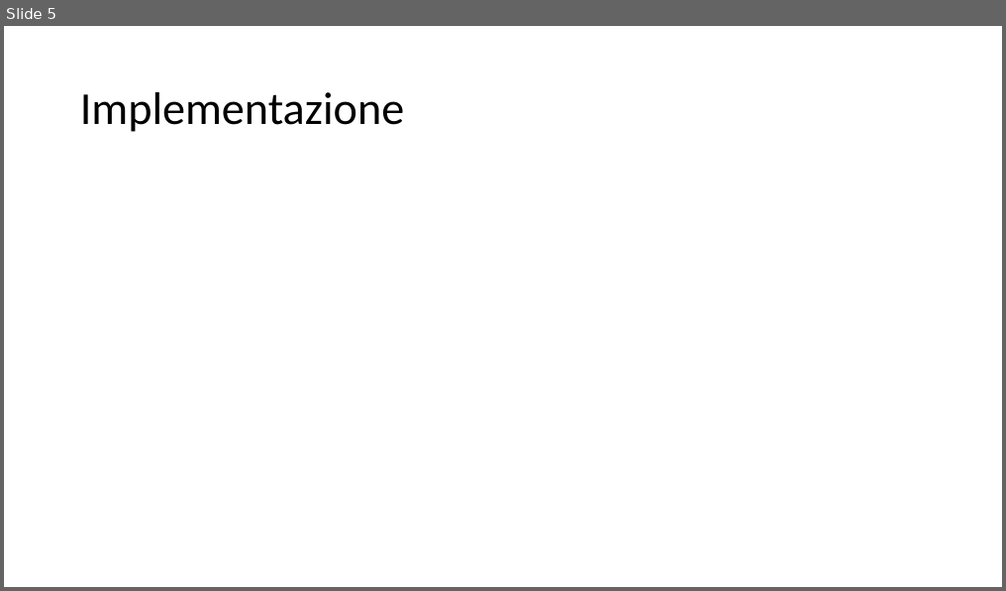
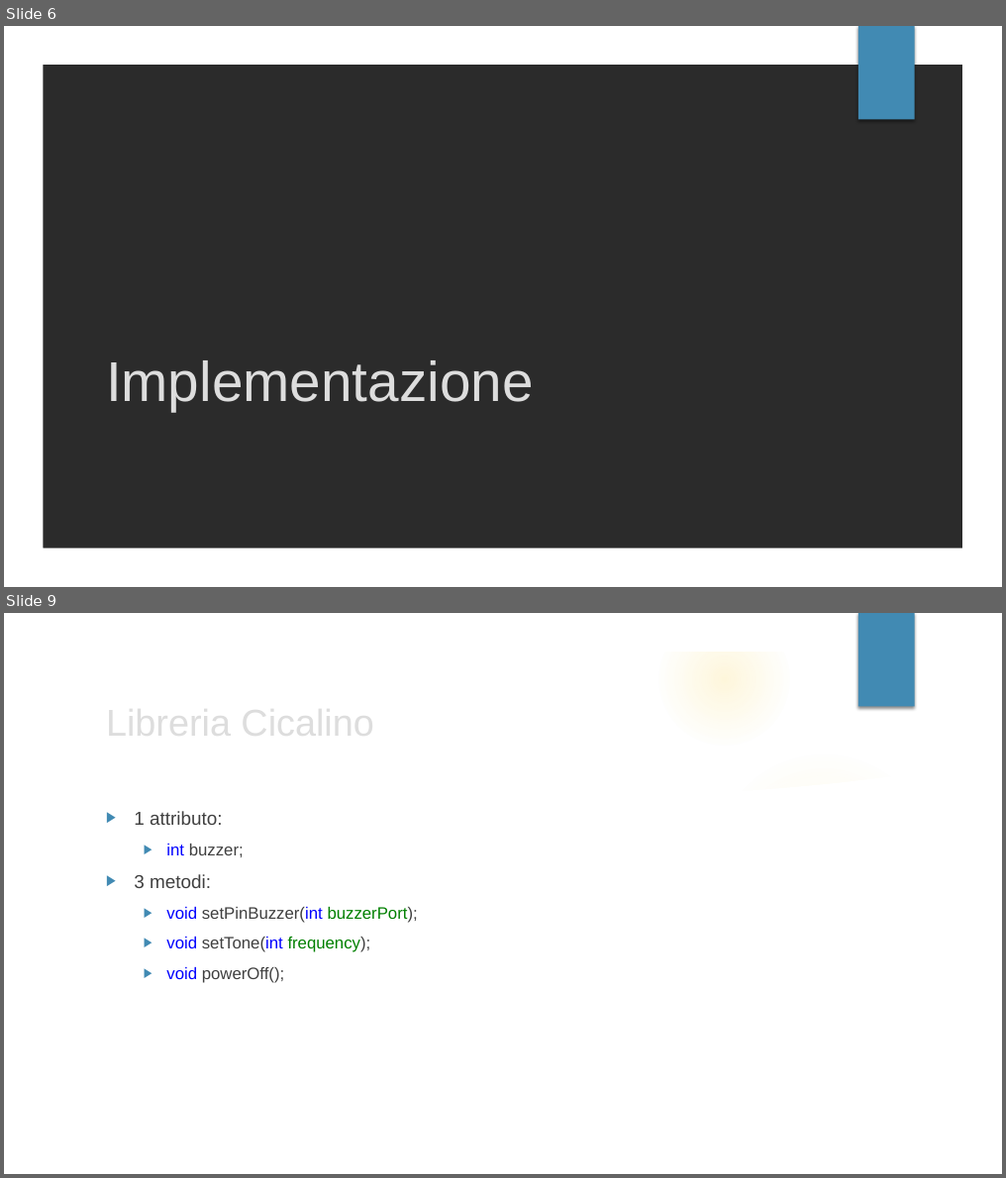
Before and after one commit to mattiaruberto/Progetto2, a slide deck: Presentazione/PROGETTO 2.pptx. Shown one above the other, each under a label of ours: slide 5 before the commit, slides 6 and 9 after it; the slides between them are not shown. The pictures are 1006x591 and 1006x1178 pixels, drawn with LibreOffice and Linux fonts; fonts in the diff are those of the drawing; background and template pictures are left out; a plain dark background stands for a picture behind light text. Boxes give left, top, right and bottom in pixels: in the first picture for what was removed or moved away, otherwise in the second. Text is boxed around its words. In the diff, an @@ line names an element or a change of style, - is before the commit and + after.

```diff
--- a/Presentazione/PROGETTO 2.pptx
+++ b/Presentazione/PROGETTO 2.pptx
@@ slide 9 added at [4,613,1002,1174], background picture (left out); not listed: 2 template elements that a slide beside it also shows @@
@@ title added at [98,692,816,750], 36 pt, text #DDDDDD @@
+Libreria Cicalino
@@ group added at [4,614,971,1174]: 5 ellipses, 2 freeform shapes @@
@@ text added at [134,811,418,983], 16 pt, text #404040 @@
+▶ 1 attributo:
+  ▶ int buzzer;
+▶ 3 metodi:
+  ▶ void setPinBuzzer(int buzzerPort);
+  ▶ void setTone(int frequency);
+  ▶ void powerOff();
@@ what was slide 5 is now slide 6 @@
@@ slide 6 changed as well @@
@@ background #FFFFFF to picture (left out) @@
@@ freeform shape added at [4,26,1002,587], fill #FFFFFF @@
@@ rectangle added at [858,26,915,120], fill #418AB3 @@
@@ title "Implementazione": place and size @@
-title "Implementazione" at [80,92,404,132]
+title "Implementazione" at [106,361,534,412]
@@ title "Implementazione" at [106,361,534,412]: size 44 to 54 pt, font Calibri to Arial, text colour #000000 to #DDDDDD; line spacing 0.9 to 1; vertical alignment middle to bottom @@
```
Also in this commit, not shown: 4 other slides changed, 10 other slides added, 2 slides removed.
